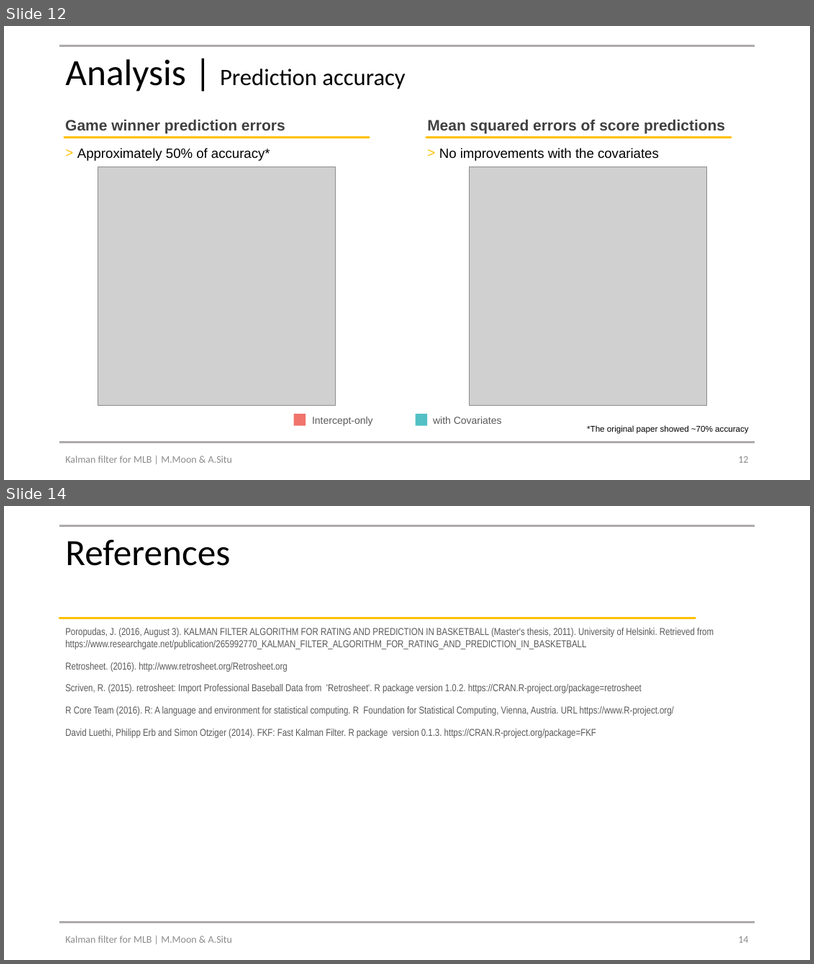
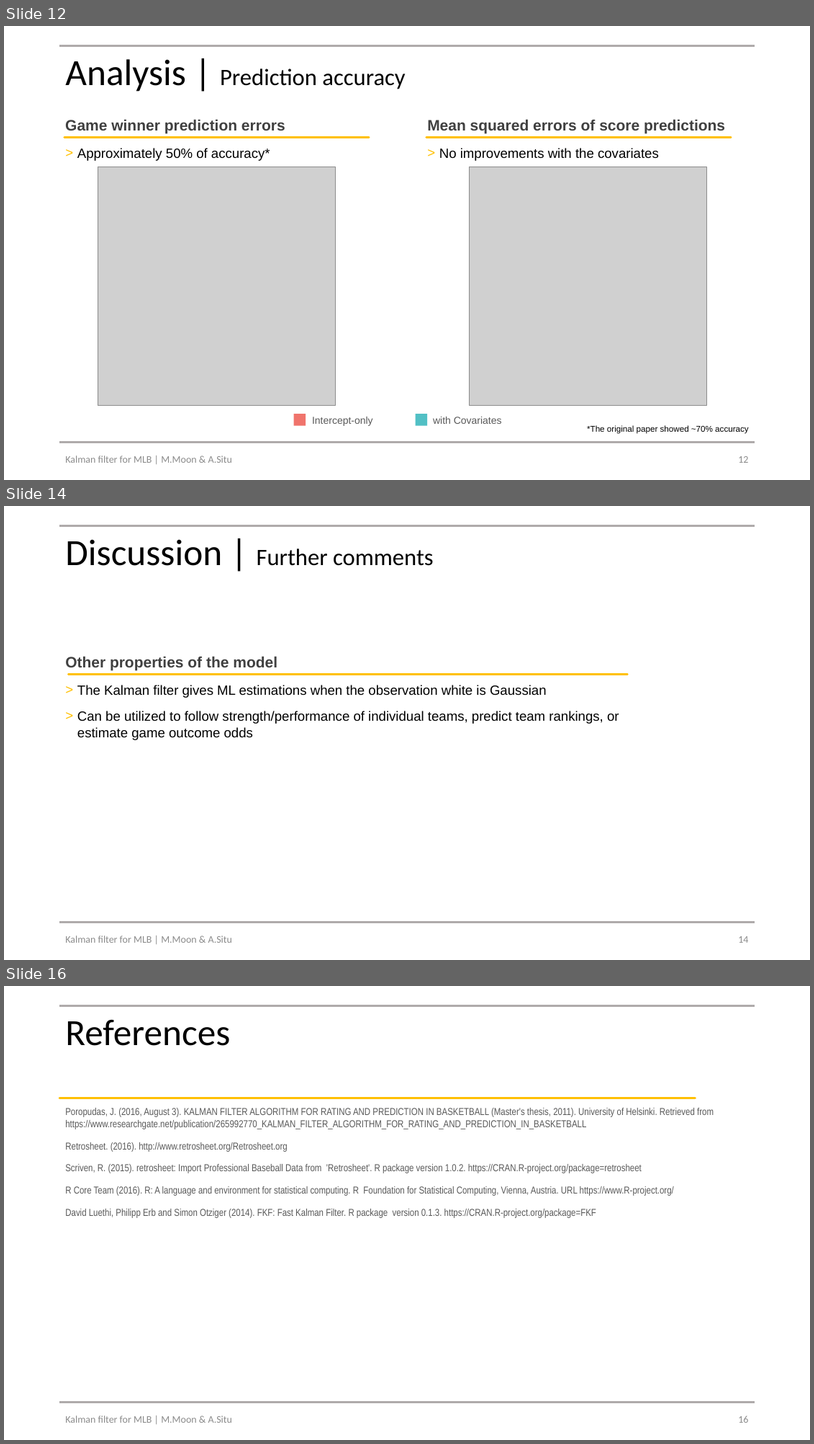
Before and after one commit to mjmoon/timeseriesFin, a slide deck: pres/kalmanfilterMLB vFINAL.pptx. Shown one above the other, each under a label of ours: slides 12 and 14 before the commit, slides 12, 14 and 16 after it; the slides between them are not shown. The pictures are 814x964 and 814x1444 pixels, drawn with LibreOffice and Linux fonts; fonts in the diff are those of the drawing; grey boxes stand for pictures. Boxes give left, top, right and bottom in pixels: in the first picture for what was removed or moved away, otherwise in the second. Text is boxed around its words. In the diff, an @@ line names an element or a change of style, - is before the commit and + after.

```diff
--- a/pres/kalmanfilterMLB vFINAL.pptx
+++ b/pres/kalmanfilterMLB vFINAL.pptx
@@ slide 14 added at box(4, 506, 810, 960), background #FFFFFF; not listed: 2 template elements that a slide beside it also shows @@
@@ title added at box(65, 539, 434, 566), 28 pt, text #000000 @@
+Discussion | Further comments
@@ text added at box(65, 656, 278, 670), 18 pt, text #404040, bold @@
+Other properties of the model
@@ line added from (68, 674) to (628, 674), #FFC000 2.25 pt @@
@@ text added at box(77, 685, 620, 740), 16 pt, text #000000 @@
+> The Kalman filter gives ML estimations when the observation white is Gaussian
+> Can be utilized to follow strength/performance of individual teams, predict team rankings, or estimate game outcome odds
@@ text added at box(65, 935, 232, 942), 12 pt, text #8C8C8C @@
+Kalman filter for MLB | M.Moon & A.Situ
@@ page number added at box(738, 936, 748, 942), 12 pt, text #8C8C8C @@
+14
@@ what was slide 14 is now slide 16 @@
@@ page number at box(738, 1416, 748, 1422): text changed @@
-14
+16
```
Also in this commit, not shown: 2 slides changed, 1 other slide added, 5 other files.
